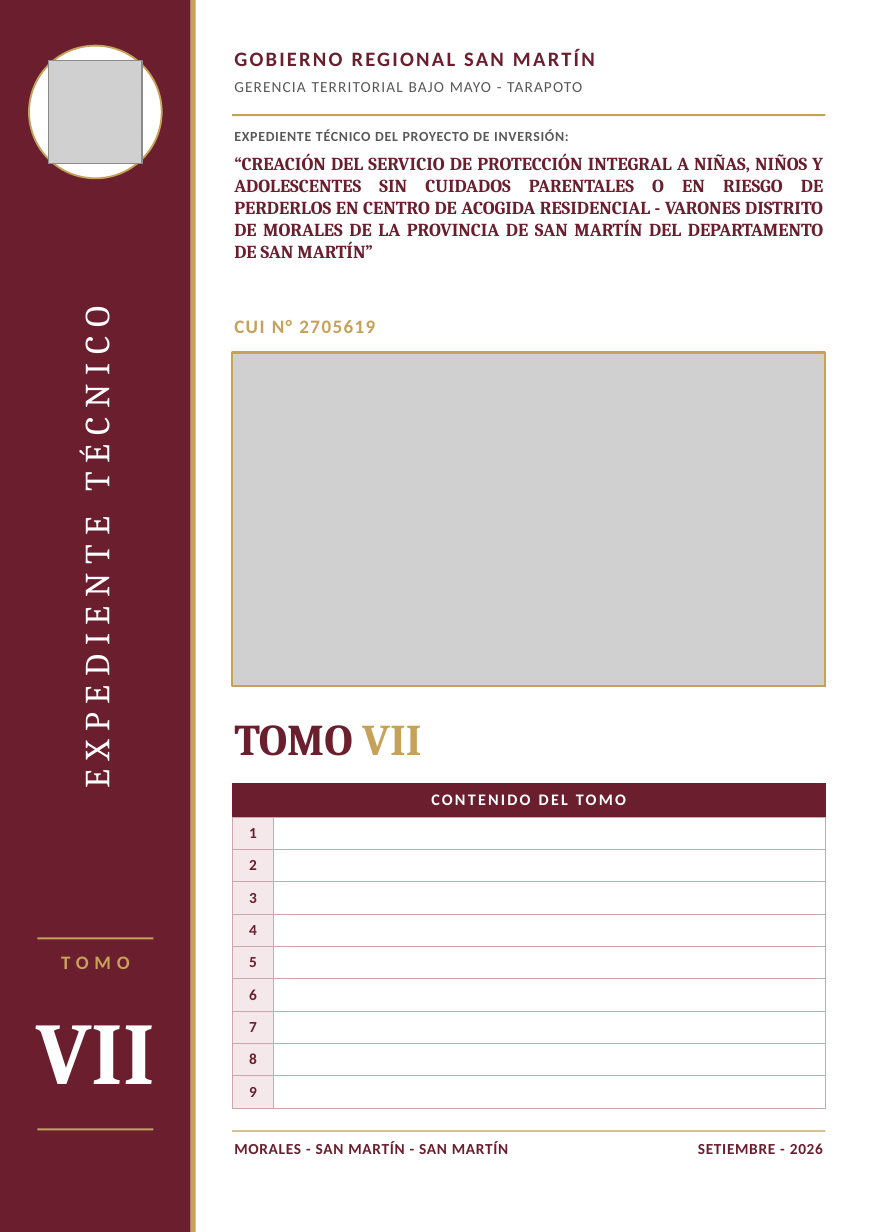
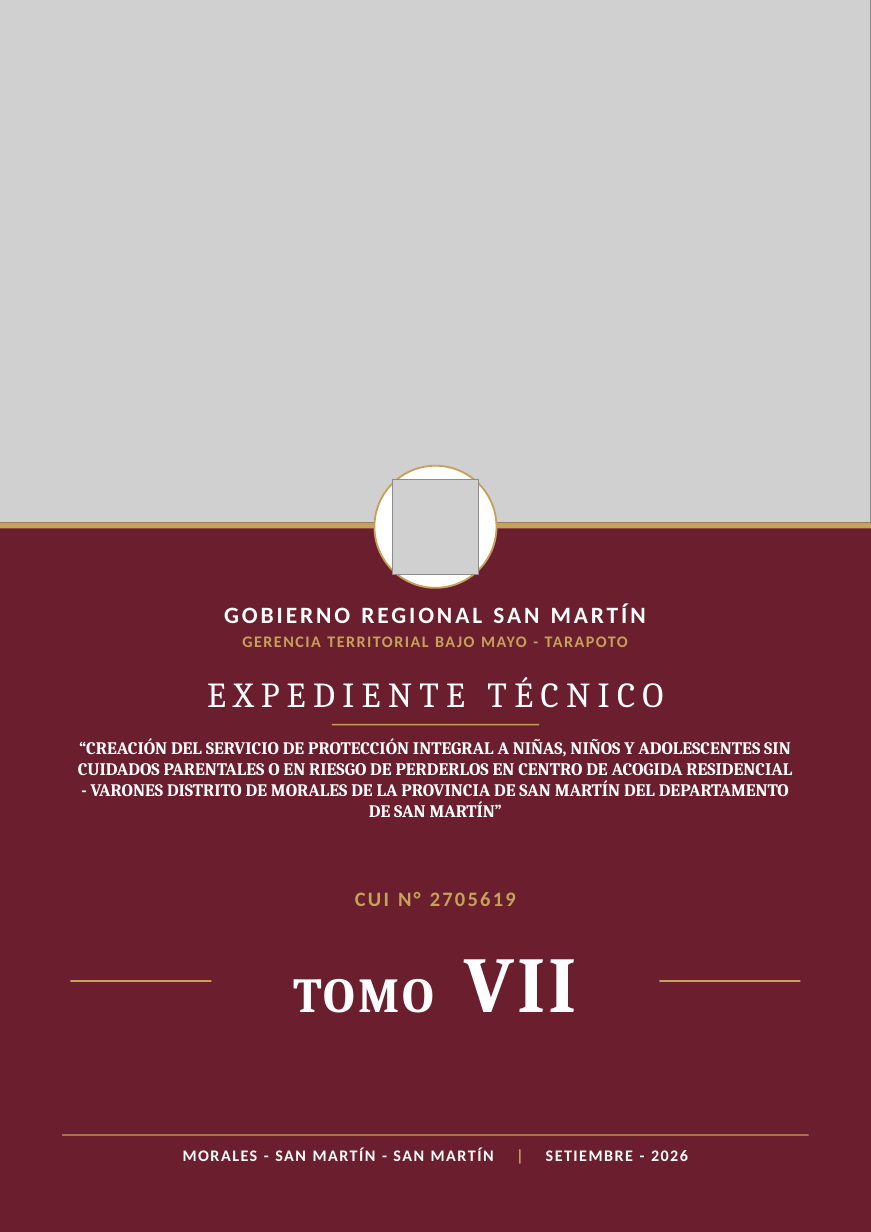
Before and after one commit to josedelcarmenpizarrosuarez10-debug/holaaa, a slide deck: slide 7 of entregables_varones/CARATULAS_TOMOS_I_AL_X_CAR_VARONES.pptx. Drawn at 871x1232 pixels with LibreOffice and Linux fonts; fonts in the diff are those of the drawing; grey boxes stand for pictures. Boxes give left, top, right and bottom in pixels: in the first picture for what was removed or moved away, otherwise in the second. Text is boxed around its words. In the diff, an @@ line names an element or a change of style, - is before the commit and + after.

```diff
--- a/entregables_varones/CARATULAS_TOMOS_I_AL_X_CAR_VARONES.pptx
+++ b/entregables_varones/CARATULAS_TOMOS_I_AL_X_CAR_VARONES.pptx
@@ picture: place and size @@
-picture at (232, 353, 825, 687)
+picture at (0, 0, 871, 522)
@@ rectangle removed at (232, 114, 825, 116) @@
@@ text removed at (234, 129, 569, 141) @@
-EXPEDIENTE TÉCNICO DEL PROYECTO DE INVERSIÓN:
@@ rectangle removed at (232, 353, 825, 687) @@
@@ ellipse: place and size @@
-ellipse at (29, 45, 162, 178)
+ellipse at (374, 466, 496, 588)
@@ picture: place and size @@
-picture at (48, 60, 141, 163)
+picture at (393, 479, 478, 575)
@@ rectangle: place and size @@
-rectangle at (0, 0, 191, 1231)
+rectangle at (0, 522, 871, 1231)
@@ rectangle: place and size @@
-rectangle at (191, 0, 196, 1231)
+rectangle at (0, 522, 871, 529)
@@ text "GOBIERNO REGIONAL SAN MARTÍN": place and size @@
-text "GOBIERNO REGIONAL SAN MARTÍN" at (232, 45, 825, 78)
+text "GOBIERNO REGIONAL SAN MARTÍN" at (224, 603, 646, 623)
@@ text "GOBIERNO REGIONAL SAN MARTÍN" at (224, 603, 646, 623): size 14 to 16 pt, text colour #6B1F2E to #FFFFFF, letter spacing 1.5 to 2 pt; alignment left to centre @@
@@ text "GERENCIA TERRITORIAL BAJO MAYO - ...": place and size @@
-text "GERENCIA TERRITORIAL BAJO MAYO - ..." at (234, 82, 582, 92)
+text "GERENCIA TERRITORIAL BAJO MAYO - ..." at (242, 636, 628, 647)
@@ text "GERENCIA TERRITORIAL BAJO MAYO - ..." at (242, 636, 628, 647): size 10.5 to 11 pt, text colour #595959 to #C5A15A, letter spacing 0.8 to 1 pt, bold on; alignment left to centre @@
@@ text "EXPEDIENTE TÉCNICO": place and size @@
-text "EXPEDIENTE TÉCNICO" at (73, 325, 119, 780)
+text "EXPEDIENTE TÉCNICO" at (207, 677, 663, 708)
@@ text "EXPEDIENTE TÉCNICO" at (207, 677, 663, 708): letter spacing 6 to 5 pt; vertical alignment middle to top; rotation 270 to 0 degrees @@
@@ text "“CREACIÓN DEL SERVICIO DE PROTECCIÓN ...": place and size @@
-text "“CREACIÓN DEL SERVICIO DE PROTECCIÓN ..." at (234, 153, 823, 258)
+text "“CREACIÓN DEL SERVICIO DE PROTECCIÓN ..." at (78, 738, 792, 817)
@@ text "“CREACIÓN DEL SERVICIO DE PROTECCIÓN ..." at (78, 738, 792, 817): size 12.5 to 12 pt, text colour #6B1F2E to #FFFFFF; alignment justified to centre @@
@@ rectangle added at (332, 724, 539, 726), fill #C5A15A @@
@@ table removed at (232, 784, 825, 1108), 10 rows, 2 columns @@
-CONTENIDO DEL TOMO | 
-1 | 
-2 | 
-3 | 
-4 | 
-5 | 
-6 | 
-7 | 
-8 | 
-9 | 
@@ text "CUI N° 2705619": place and size @@
-text "CUI N° 2705619" at (234, 320, 375, 333)
+text "CUI N° 2705619" at (355, 892, 516, 906)
@@ text "CUI N° 2705619" at (355, 892, 516, 906): size 13 to 14 pt, letter spacing 1 to 1.5 pt; alignment left to centre @@
@@ text removed at (61, 956, 130, 969) @@
-TOMO
@@ text "TOMO VII": place and size @@
-text "TOMO VII" at (234, 725, 421, 756)
+text "TOMO VII" at (294, 959, 577, 1013)
@@ text "TOMO VII" at (294, 959, 577, 1013): size 30 to 33.5 pt, text colour #6B1F2E to #FFFFFF in "TOMO"; size 30 to 54 pt, text colour #C5A15A to #FFFFFF in "VII"; letter spacing 0 to 2 pt; alignment left to centre @@
@@ rectangle: place and size @@
-rectangle at (37, 937, 153, 939)
+rectangle at (71, 979, 212, 982)
@@ rectangle: place and size @@
-rectangle at (37, 1128, 153, 1130)
+rectangle at (659, 979, 800, 982)
@@ text removed at (36, 1025, 154, 1084) @@
-VII
@@ rectangle: place and size @@
-rectangle at (232, 1130, 825, 1131)
+rectangle at (62, 1134, 809, 1135)
@@ text at (183, 1148, 688, 1161): text changed; size 10.5 to 11 pt; text colour #6B1F2E to #FFFFFF @@
-MORALES - SAN MARTÍN - SAN MARTÍN
+MORALES - SAN MARTÍN - SAN MARTÍN | SETIEMBRE - 2026
@@ text removed at (698, 1143, 823, 1154) @@
-SETIEMBRE - 2026
```
Also in this commit, not shown: 9 other slides changed, 8 other files.
